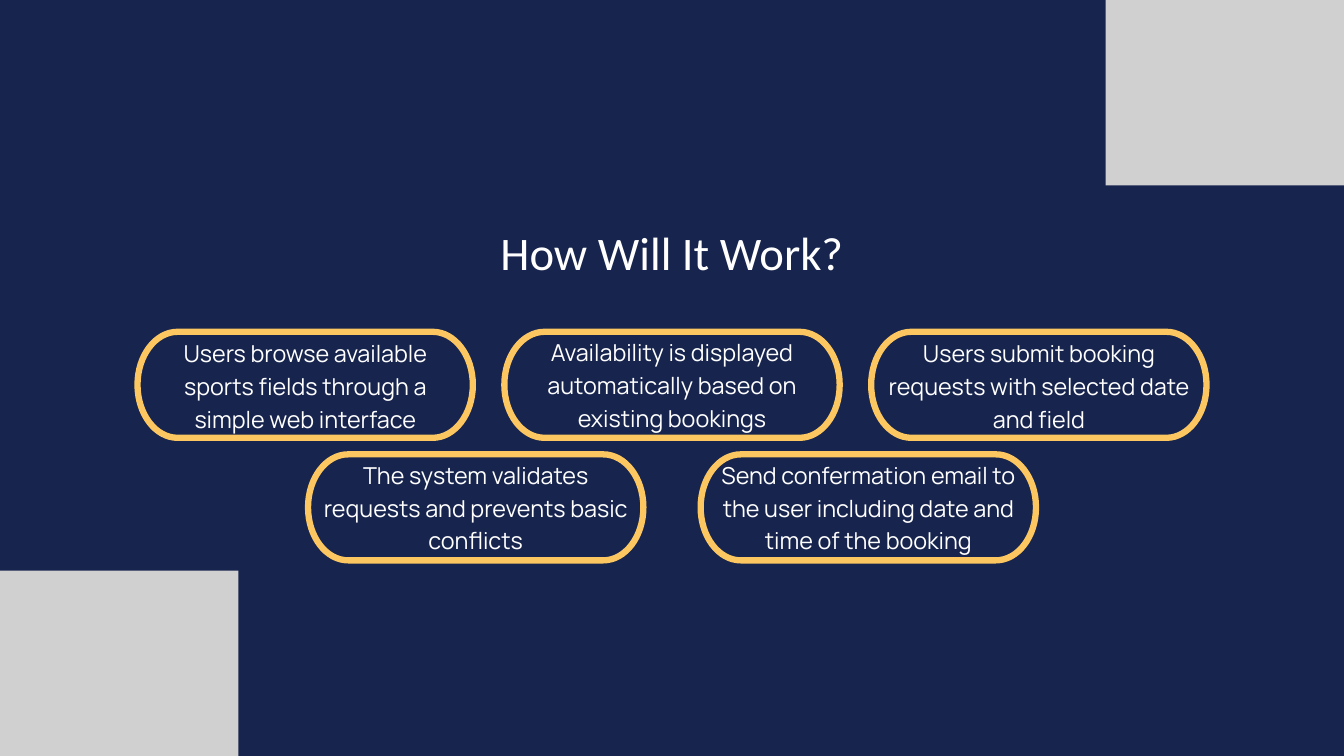
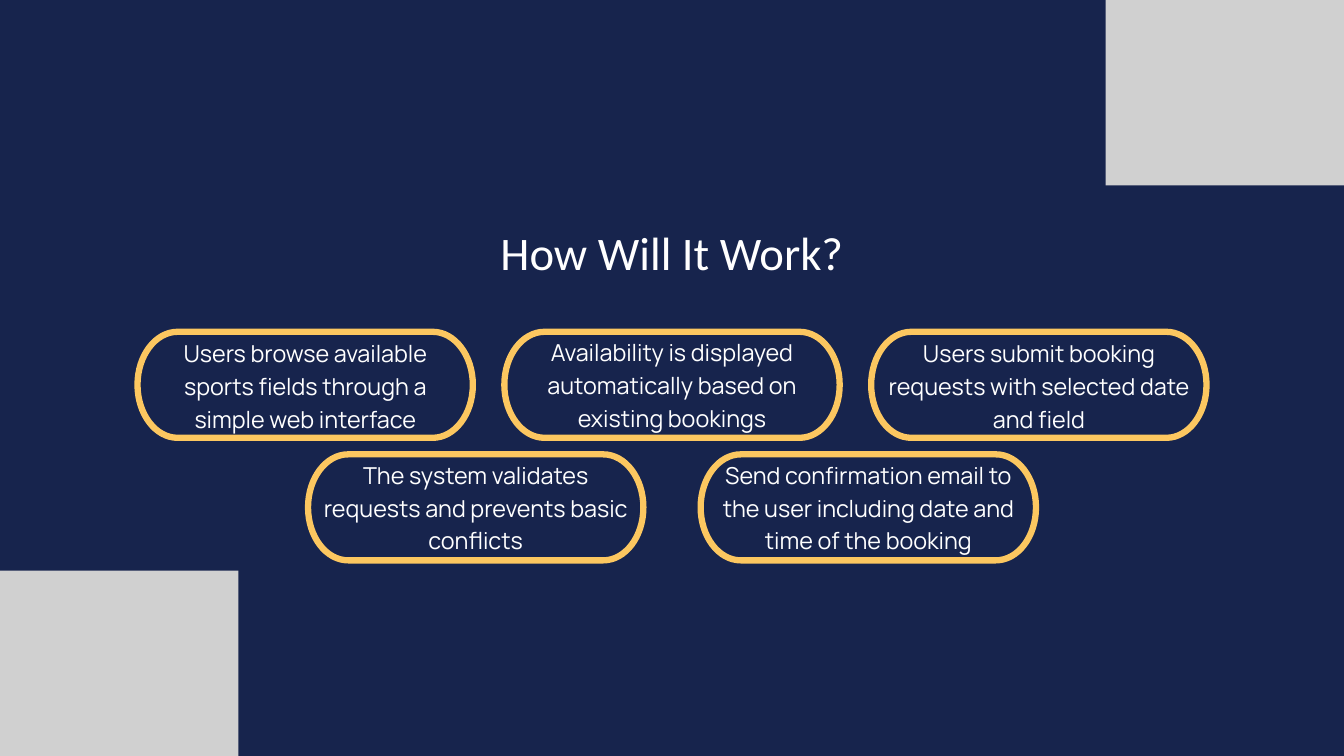
Before and after one commit to ma3067-AlwaysLearning/ISTE240.600-Team9, a slide deck: slide 3 of presentations/FIELD BOOKING SYSTEM (phase 1).pptx. Drawn at 1344x756 pixels with LibreOffice and Linux fonts; fonts in the diff are those of the drawing; grey boxes stand for pictures. Boxes give left, top, right and bottom in pixels: in the first picture for what was removed or moved away, otherwise in the second. Text is boxed around its words. In the diff, an @@ line names an element or a change of style, - is before the commit and + after.

Commit message:
Updated Presentation

```diff
--- a/presentations/FIELD BOOKING SYSTEM (phase 1).pptx
+++ b/presentations/FIELD BOOKING SYSTEM (phase 1).pptx
@@ text at box(723, 467, 1014, 555): text changed @@
-Send confermation email to the user including date and time of the booking
+Send confirmation email to the user including date and time of the booking
```
Also in this commit, not shown: 1 other slide changed, 1 other file.
